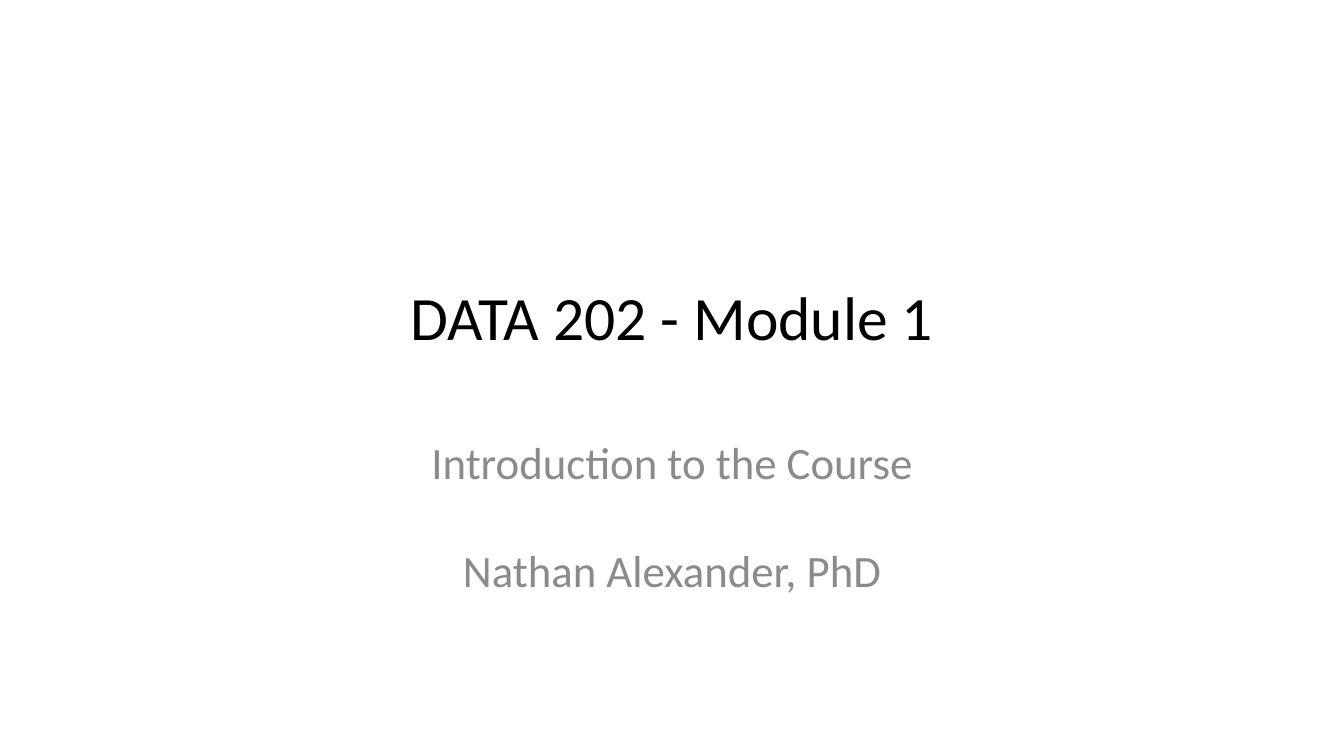
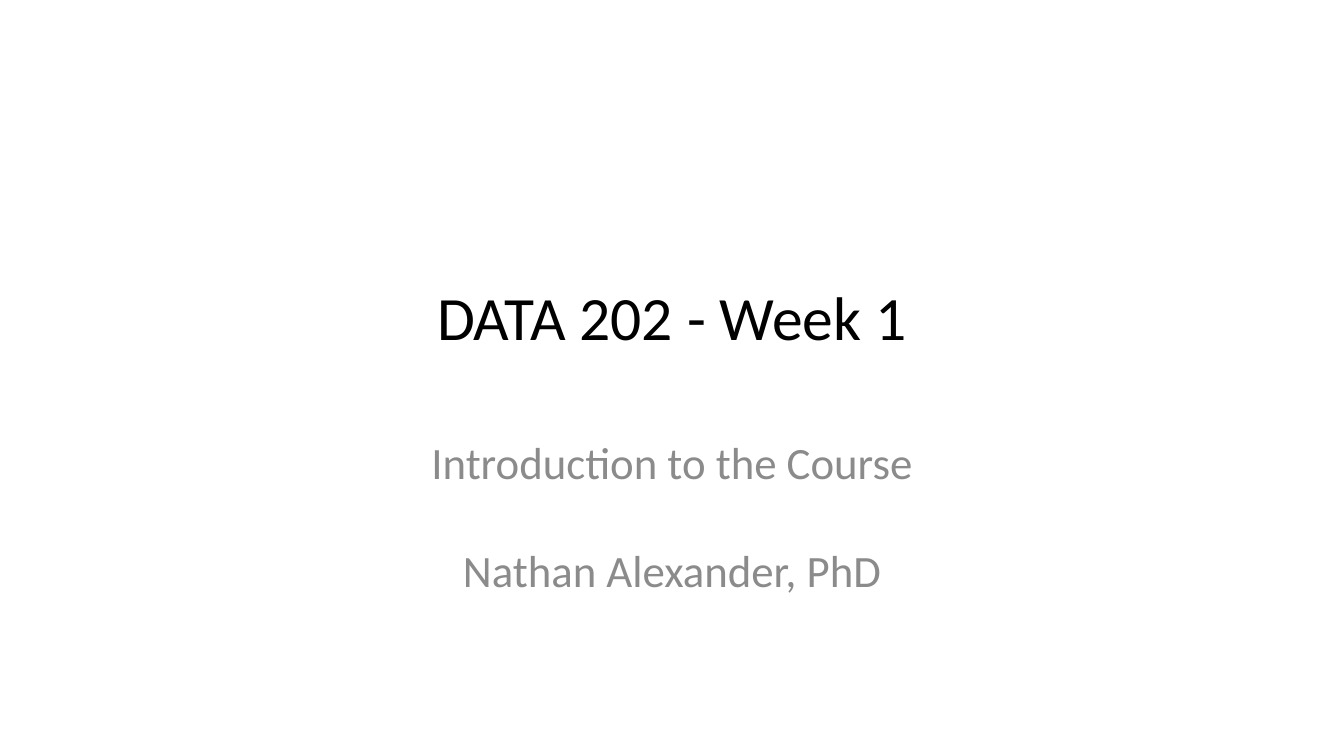
Before and after one commit to data-202/fa24, a slide deck: slide 1 of docs/weeks/week01.pptx. Drawn at 1344x756 pixels with LibreOffice and Linux fonts; fonts in the diff are those of the drawing. Boxes give left, top, right and bottom in pixels: in the first picture for what was removed or moved away, otherwise in the second. Text is boxed around its words. In the diff, an @@ line names an element or a change of style, - is before the commit and + after.

```diff
--- a/docs/weeks/week01.pptx
+++ b/docs/weeks/week01.pptx
@@ title at <box>437,297,906,341</box>: text changed @@
-DATA 202 - Module 1
+DATA 202 - Week 1
```
Also in this commit, not shown: 35 other files.
